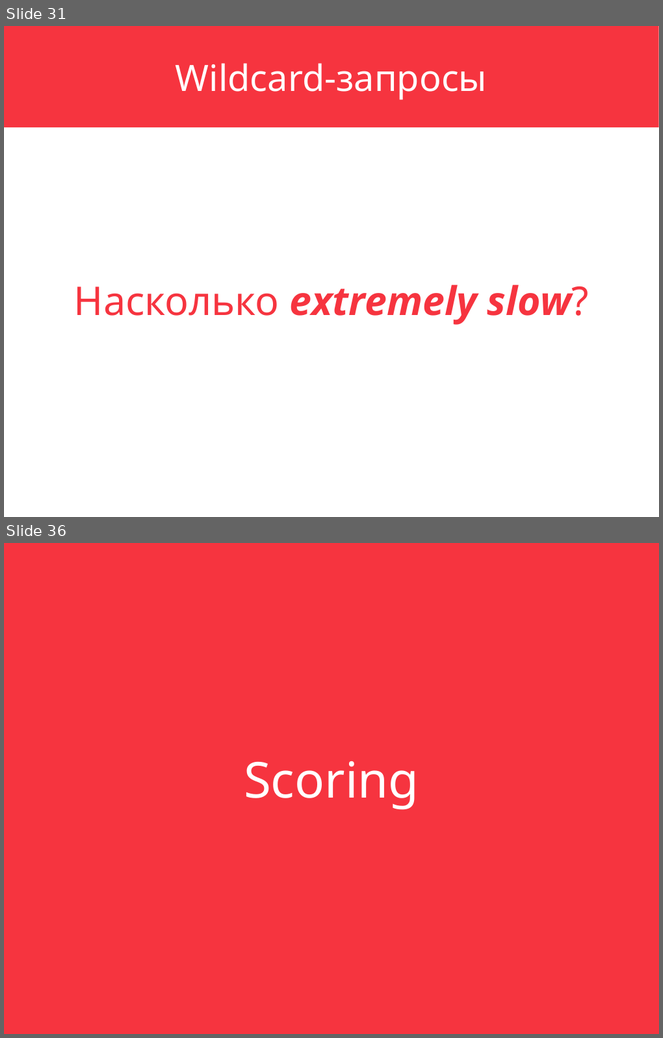
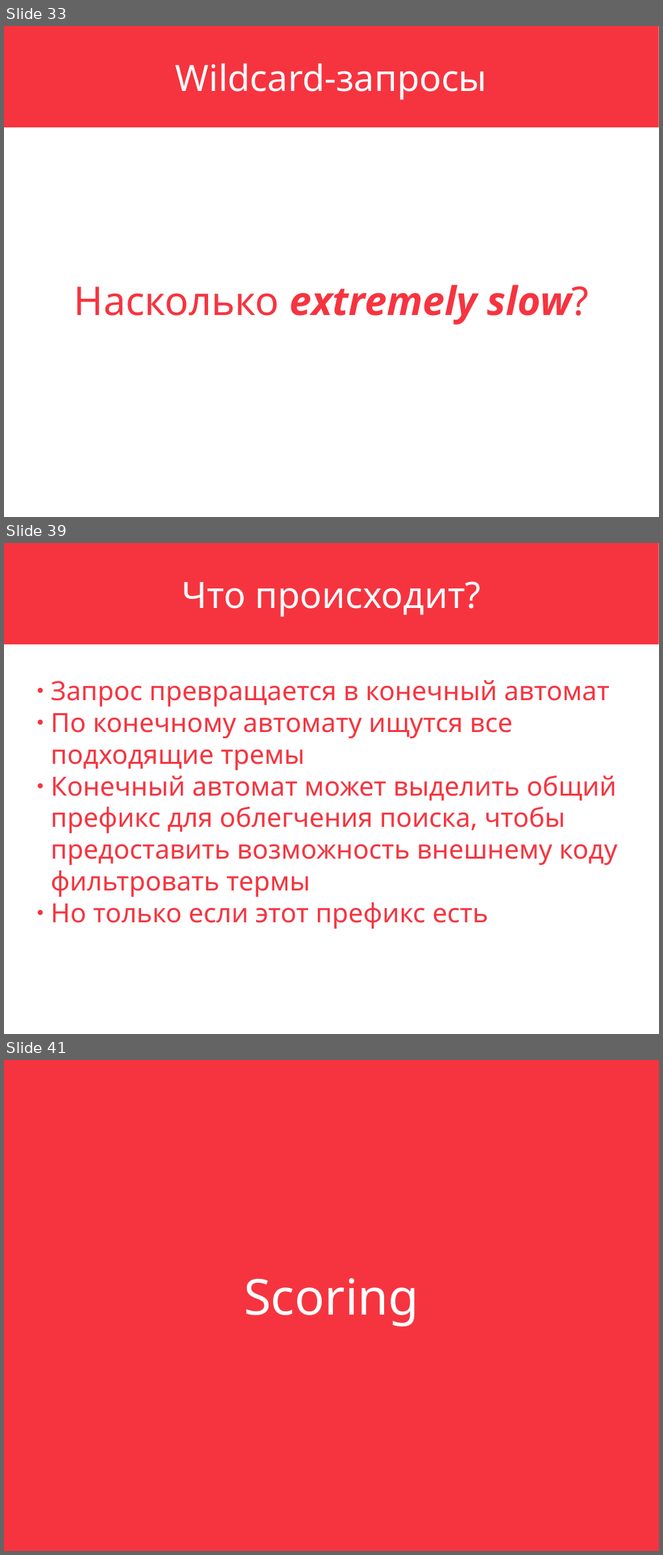
Before and after one commit to ayte-io/slides, a slide deck: src/etki/2018/12/elasticsearch-inside-out/elasticsearch-inside-out.pptx. Shown one above the other, each under a label of ours: slides 31 and 36 before the commit, slides 33, 39 and 41 after it; the slides between them are not shown. The pictures are 663x1038 and 663x1555 pixels, drawn with LibreOffice and Linux fonts; fonts in the diff are those of the drawing. Boxes give left, top, right and bottom in pixels: in the first picture for what was removed or moved away, otherwise in the second. Text is boxed around its words. In the diff, an @@ line names an element or a change of style, - is before the commit and + after.

```diff
--- a/src/etki/2018/12/elasticsearch-inside-out/elasticsearch-inside-out.pptx
+++ b/src/etki/2018/12/elasticsearch-inside-out/elasticsearch-inside-out.pptx
@@ slide 39 added at (x1=4, y1=543, x2=659, y2=1034), background #FFFFFF @@
@@ rectangle added at (x1=4, y1=543, x2=659, y2=644), fill #F6343F, 44 pt, text #FFFFFF @@
+Что происходит?
@@ text added at (x1=51, y1=680, x2=618, y2=929), 32 pt, text #F6343F @@
+● Запрос превращается в конечный автомат
+● По конечному автомату ищутся все подходящие тремы
+● Конечный автомат может выделить общий префикс для облегчения поиска, чтобы предоставить возможность внешнему коду фильтровать термы
+● Но только если этот префикс есть
@@ what was slide 31 is now slide 33 @@
@@ what was slide 36 is now slide 41 @@
```
Also in this commit, not shown: 16 slides changed, 14 other slides added, 6 slides removed, 22 other files.
